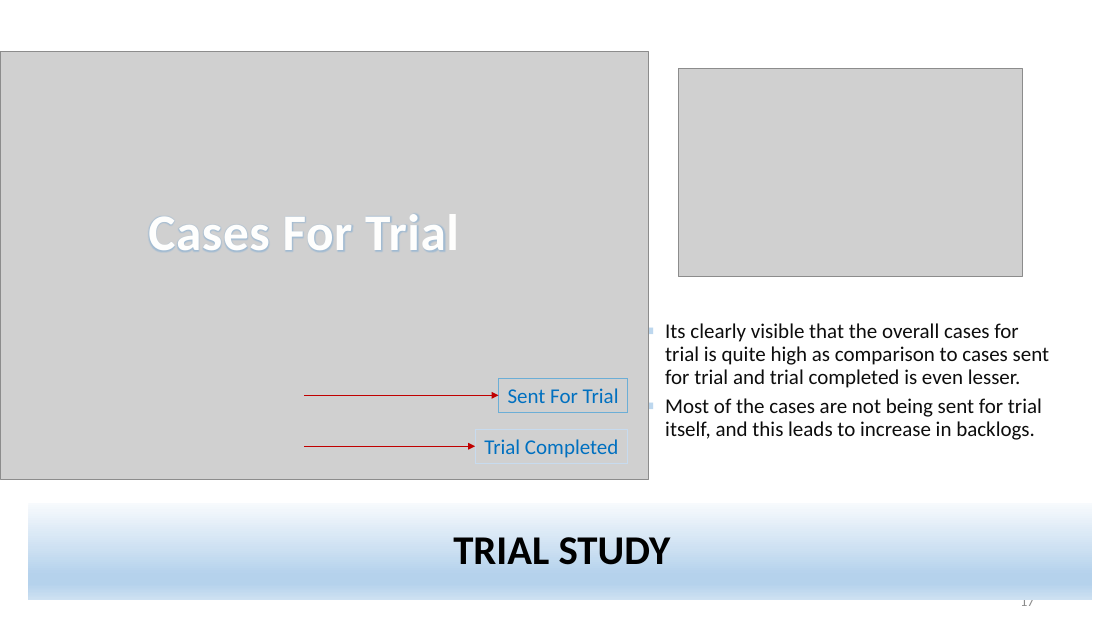
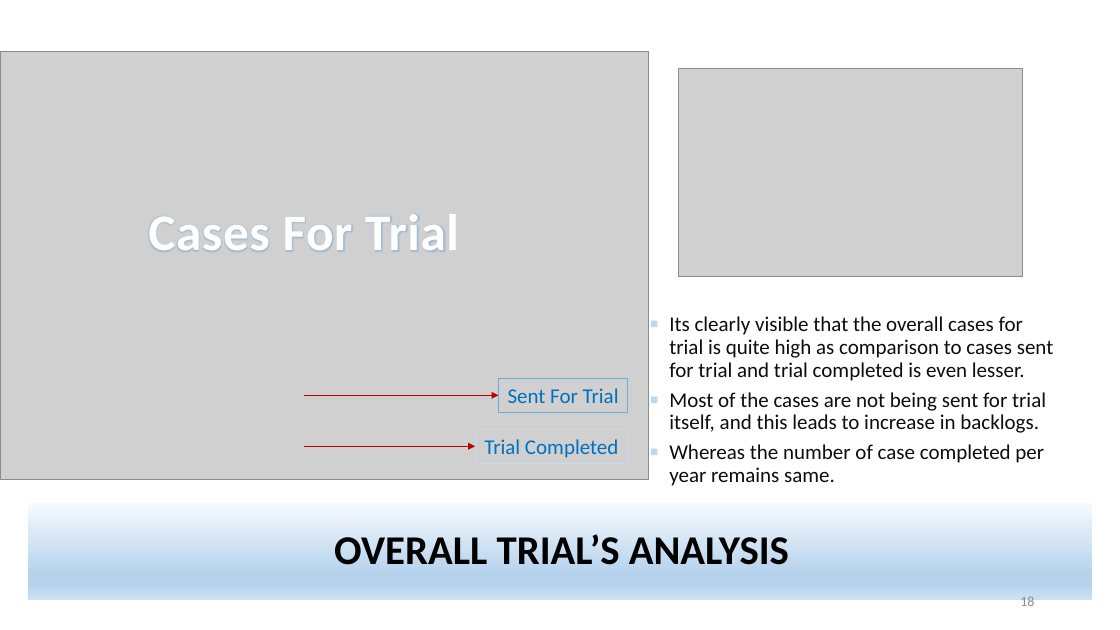
Before and after one commit to Nayna89/Data-Science, a slide deck: slide 18 of EDA_CrimeAgainstWomen/CrimeAgainstWomenEDA.pptx (slide 17 before the commit). Drawn at 1120x630 pixels with LibreOffice and Linux fonts; fonts in the diff are those of the drawing; grey boxes stand for pictures. Boxes give left, top, right and bottom in pixels: in the first picture for what was removed or moved away, otherwise in the second. Text is boxed around its words. In the diff, an @@ line names an element or a change of style, - is before the commit and + after.

```diff
--- a/EDA_CrimeAgainstWomen/CrimeAgainstWomenEDA.pptx
+++ b/EDA_CrimeAgainstWomen/CrimeAgainstWomenEDA.pptx
@@ text "Its clearly visible that the ...": place and size @@
-text "Its clearly visible that the ..." at <box>665,323,1050,440</box>
+text "Its clearly visible that the ..." at <box>669,316,1054,486</box>
@@ text at <box>669,444,1044,486</box>: paragraph added @@
+▪ Whereas the number of case completed per year remains same.
@@ text in rectangle at <box>334,534,789,565</box>: text changed @@
-TRIAL STUDY
+OVERALL TRIAL’S ANALYSIS
@@ page number at <box>1020,596,1034,610</box>: text changed @@
-17
+18
```
Also in this commit, not shown: 3 other slides changed, 1 slide added.
